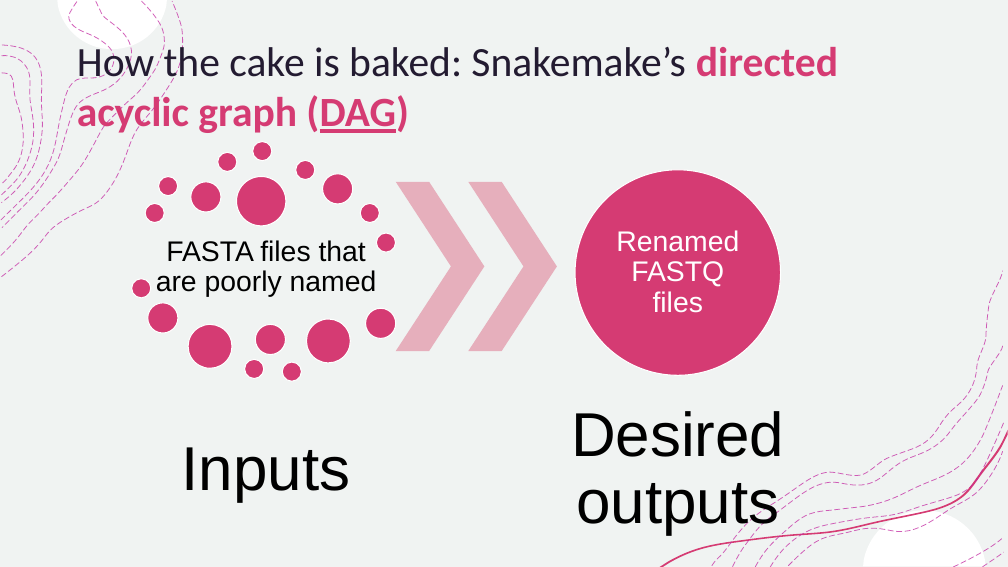
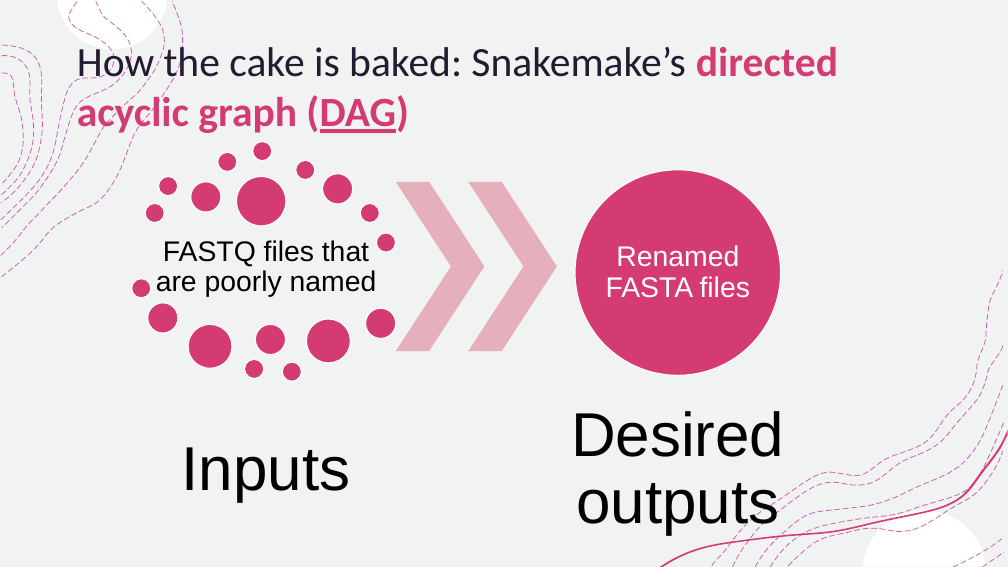
Before and after one commit to AlexanderLabWHOI/2021-env-bioinformatics-snakemake, a slide deck: slide 14 of slides/AIK_redesign_snakemake_slides.pptx. Drawn at 1008x567 pixels with LibreOffice and Linux fonts; fonts in the diff are those of the drawing. Boxes give left, top, right and bottom in pixels: in the first picture for what was removed or moved away, otherwise in the second. Text is boxed around its words. In the diff, an @@ line names an element or a change of style, - is before the commit and + after.

Commit message:
Updating slides

```diff
--- a/slides/AIK_redesign_snakemake_slides.pptx
+++ b/slides/AIK_redesign_snakemake_slides.pptx
@@ text at [156,240,377,297]: text changed @@
-FASTA files that are poorly named
+FASTQ files that are poorly named
@@ text at [606,245,750,298]: text changed @@
-Renamed FASTQ files
+Renamed FASTA files
```
Also in this commit, not shown: 1 other slide changed, 5 slides added.
